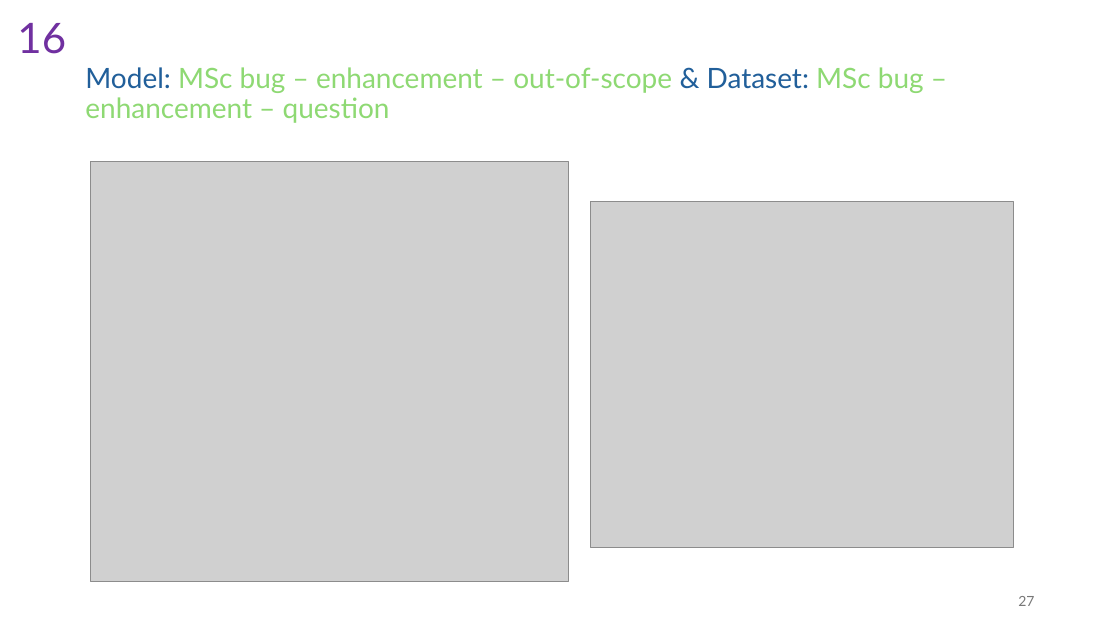
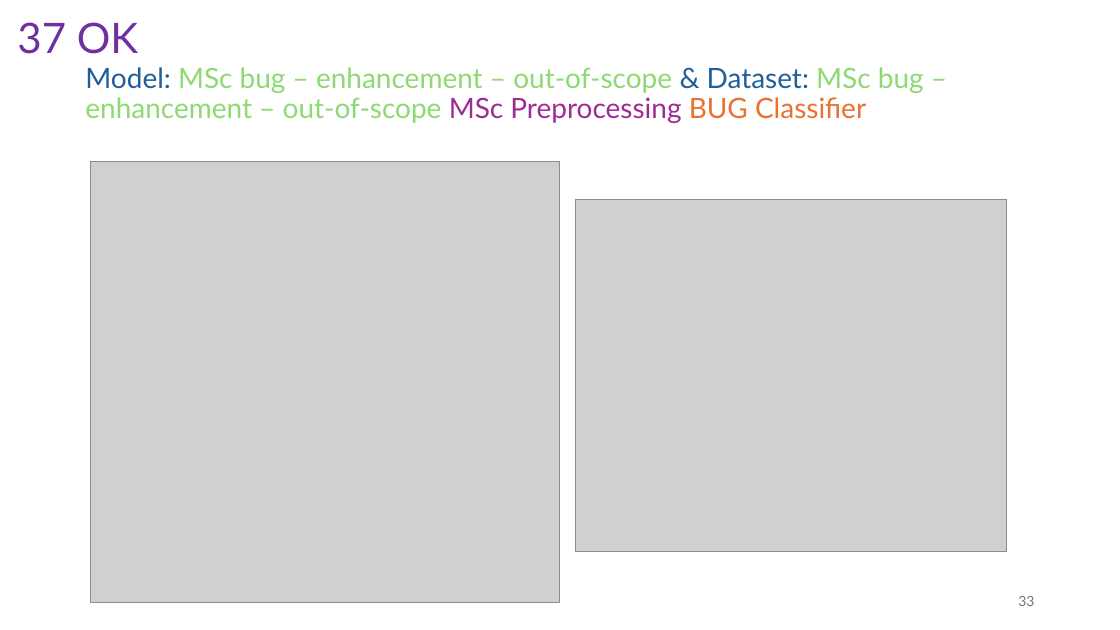
Before and after one commit to isdeniz/results-2406, a slide deck: slide 34 of Summary-2406.pptx (slide 28 before the commit). Drawn at 1120x630 pixels with LibreOffice and Linux fonts; fonts in the diff are those of the drawing; grey boxes stand for pictures. Boxes give left, top, right and bottom in pixels: in the first picture for what was removed or moved away, otherwise in the second. Text is boxed around its words. In the diff, an @@ line names an element or a change of style, - is before the commit and + after.

```diff
--- a/Summary-2406.pptx
+++ b/Summary-2406.pptx
@@ text at (x1=17, y1=22, x2=138, y2=54): text changed @@
-16
+37 OK
@@ text at (x1=85, y1=67, x2=924, y2=123): text changed @@
-Model: MSc bug – enhancement – out-of-scope & Dataset: MSc bug – enhancement – question
+Model: MSc bug – enhancement – out-of-scope & Dataset: MSc bug – enhancement – out-of-scope MSc Preprocessing BUG Classifier
@@ picture resized from (x1=90, y1=162, x2=569, y2=581) to (x1=90, y1=162, x2=560, y2=602) @@
@@ picture resized from (x1=591, y1=202, x2=1013, y2=548) to (x1=576, y1=199, x2=1007, y2=552) @@
@@ page number at (x1=1018, y1=596, x2=1034, y2=606): text changed @@
-27
+33
```
Also in this commit, not shown: 11 other slides changed, 3 slides added.
